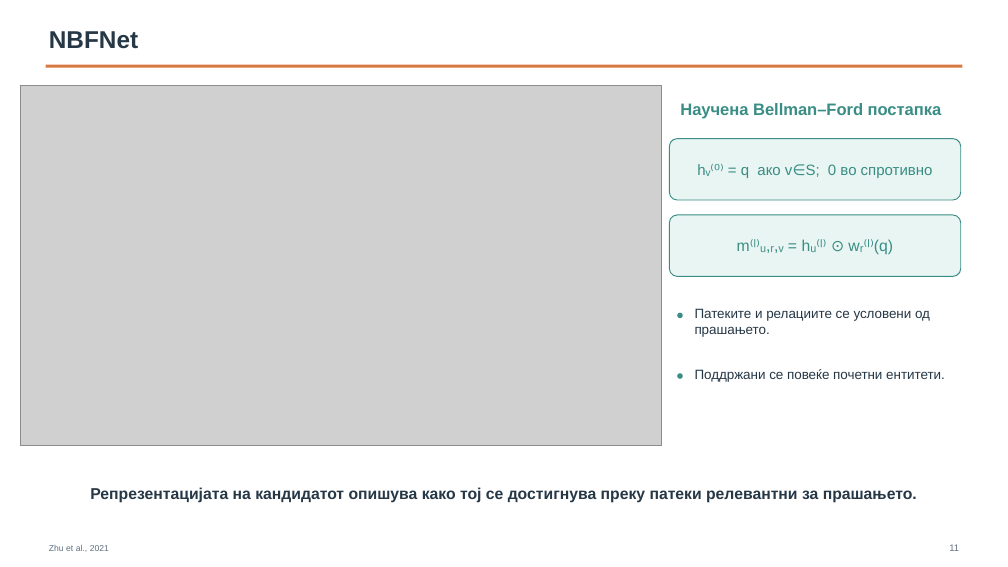
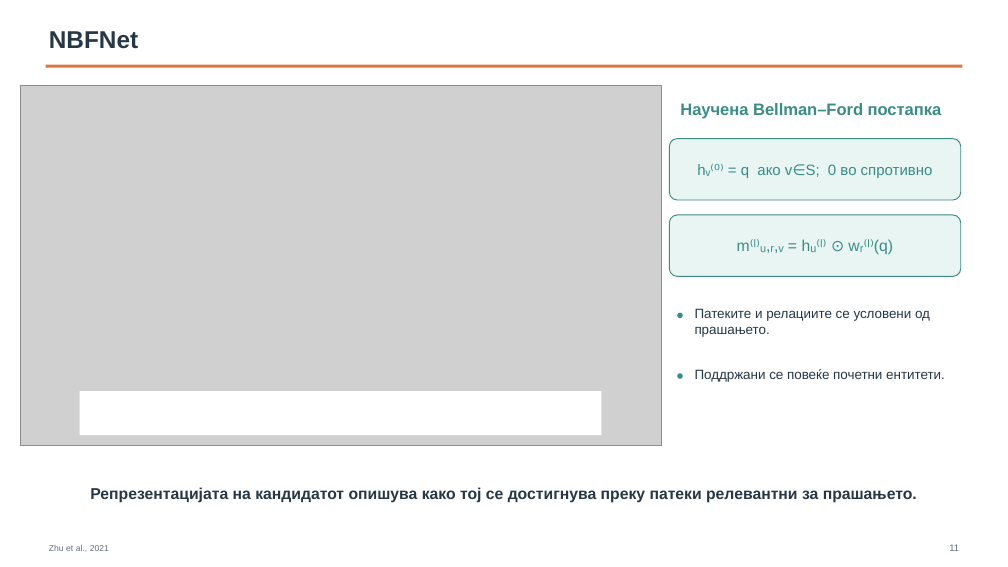
Before and after one commit to Itonkdong/graphragx, a slide deck: slide 11 of metadata/presentation/thesis_defense_presentation.pptx. Drawn at 1008x567 pixels with LibreOffice and Linux fonts; fonts in the diff are those of the drawing; grey boxes stand for pictures. Boxes give left, top, right and bottom in pixels: in the first picture for what was removed or moved away, otherwise in the second. Text is boxed around its words. In the diff, an @@ line names an element or a change of style, - is before the commit and + after.

```diff
--- a/metadata/presentation/thesis_defense_presentation.pptx
+++ b/metadata/presentation/thesis_defense_presentation.pptx
@@ rectangle added at [79, 391, 601, 435], fill #FFFFFF @@
```
Also in this commit, not shown: 10 other slides changed.
